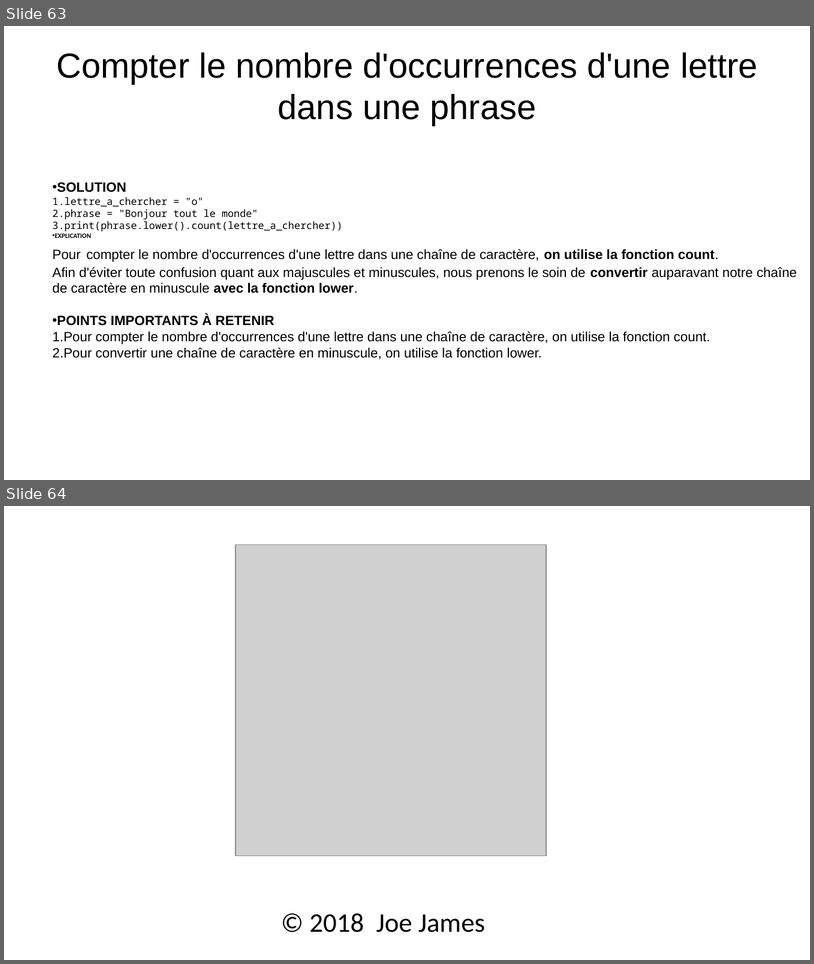
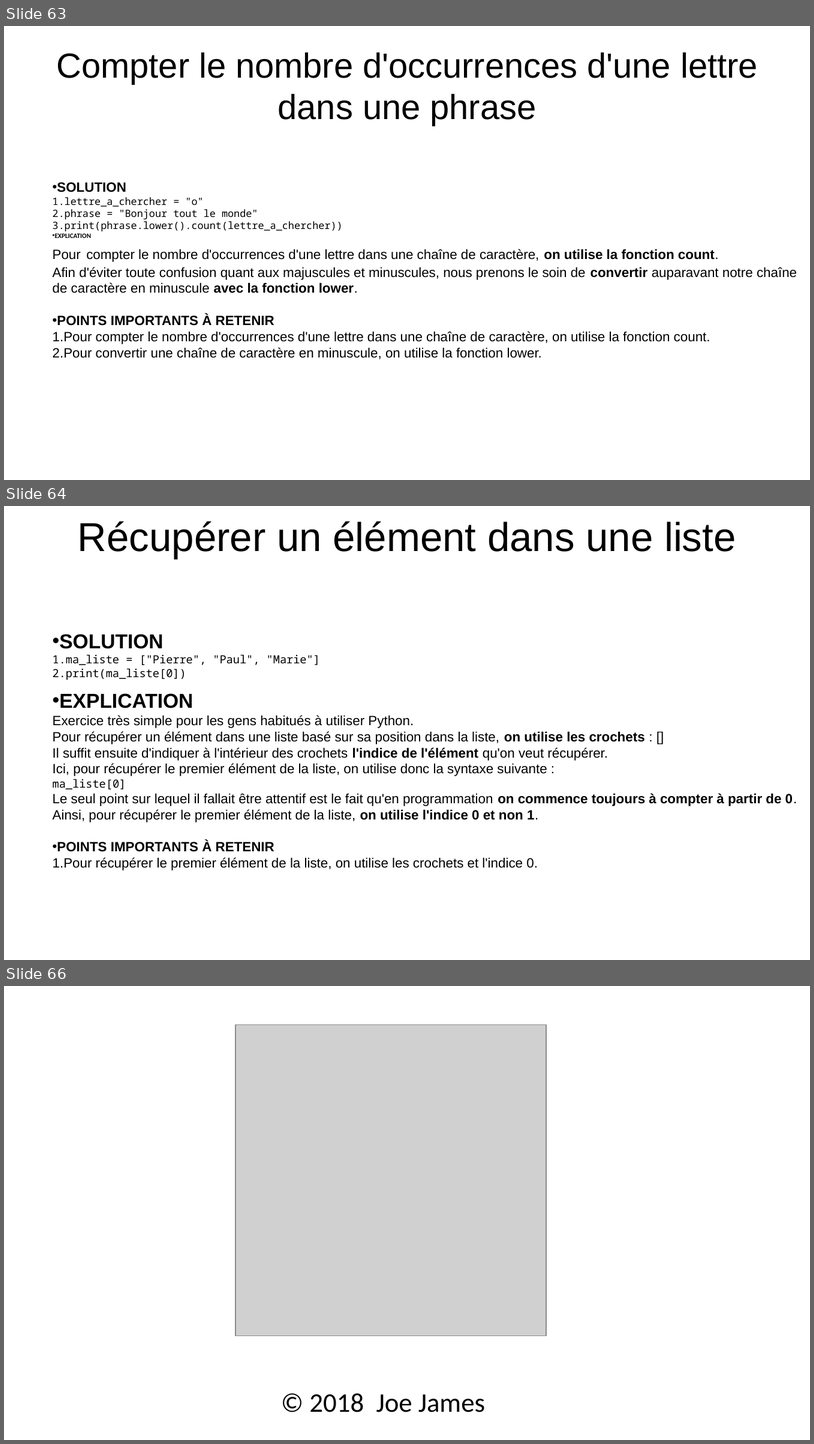
Before and after one commit to julienPalleau/Udemy, a slide deck: PythonParLaPratique 101 exercices/Python in 90 minutes [Enregistrement automatique].pptx. Shown one above the other, each under a label of ours: slides 63 and 64 before the commit, slides 63, 64 and 66 after it; the slides between them are not shown. The pictures are 814x964 and 814x1444 pixels, drawn with LibreOffice and Linux fonts; fonts in the diff are those of the drawing; grey boxes stand for pictures. Boxes give left, top, right and bottom in pixels: in the first picture for what was removed or moved away, otherwise in the second. Text is boxed around its words. In the diff, an @@ line names an element or a change of style, - is before the commit and + after.

Commit message:
update with feedback from exercice 19

```diff
--- a/PythonParLaPratique 101 exercices/Python in 90 minutes [Enregistrement automatique].pptx
+++ b/PythonParLaPratique 101 exercices/Python in 90 minutes [Enregistrement automatique].pptx
@@ slide 64 added at <box>4,506,810,960</box>, background #FFFFFF @@
@@ title added at <box>78,521,736,559</box>, 36 pt, text #000000 @@
+Récupérer un élément dans une liste
@@ text added at <box>53,634,798,870</box>, 12 pt, text #000000 @@
+• SOLUTION
+1. ma_liste = ["Pierre", "Paul", "Marie"]
+2. print(ma_liste[0])
+• EXPLICATION
+Exercice très simple pour les gens habitués à utiliser Python.
+Pour récupérer un élément dans une liste basé sur sa position dans la liste, on utilise les crochets : []
+Il suffit ensuite d'indiquer à l'intérieur des crochets l'indice de l'élément qu'on veut récupérer.
+Ici, pour récupérer le premier élément de la liste, on utilise donc la syntaxe suivante :
+ma_liste[0]
+Le seul point sur lequel il fallait être attentif est le fait qu'en programmation on commence toujours à compter à partir de 0.
+Ainsi, pour récupérer le premier élément de la liste, on utilise l'indice 0 et non 1.
+• POINTS IMPORTANTS À RETENIR
+1. Pour récupérer le premier élément de la liste, on utilise les crochets et l'indice 0.
@@ what was slide 64 is now slide 66 @@
```
Also in this commit, not shown: 1 other slide added.
